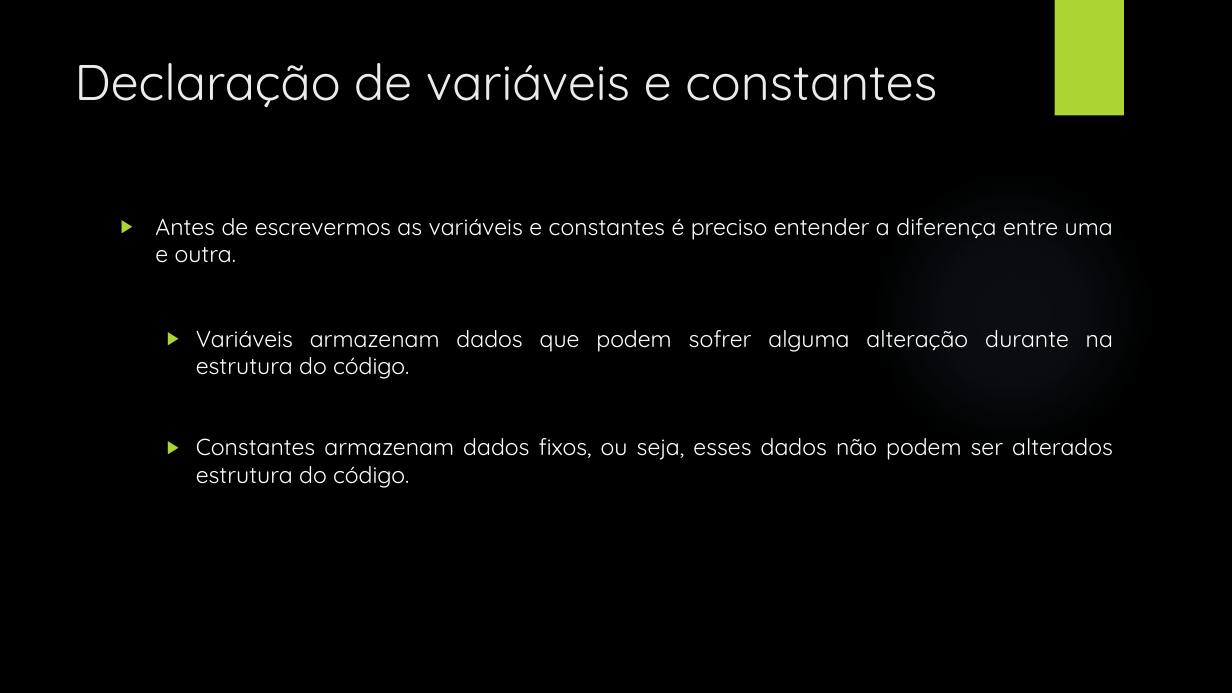
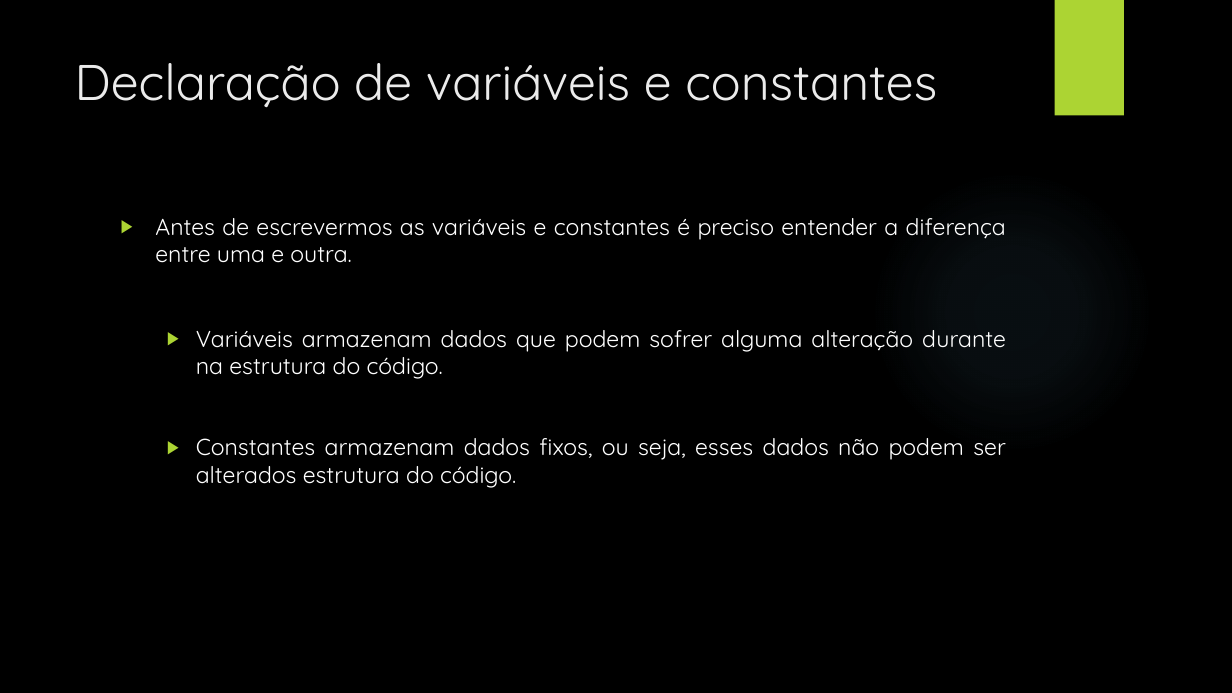
Before and after one commit to Milton-Luis/circuitos, a slide deck: slide 9 of Portugol/Revisão para prova - Portugol.pptx. Drawn at 1232x693 pixels with LibreOffice and Linux fonts; fonts in the diff are those of the drawing; background and template pictures are left out. Boxes give left, top, right and bottom in pixels: in the first picture for what was removed or moved away, otherwise in the second. Text is boxed around its words. In the diff, an @@ line names an element or a change of style, - is before the commit and + after.

Commit message:
Revisão para a avaliação

```diff
--- a/Portugol/Revisão para prova - Portugol.pptx
+++ b/Portugol/Revisão para prova - Portugol.pptx
@@ text "Antes de escrevermos as variáveis ..." rewrapped from [155,218,1113,488] to [155,218,1006,488] @@
```
